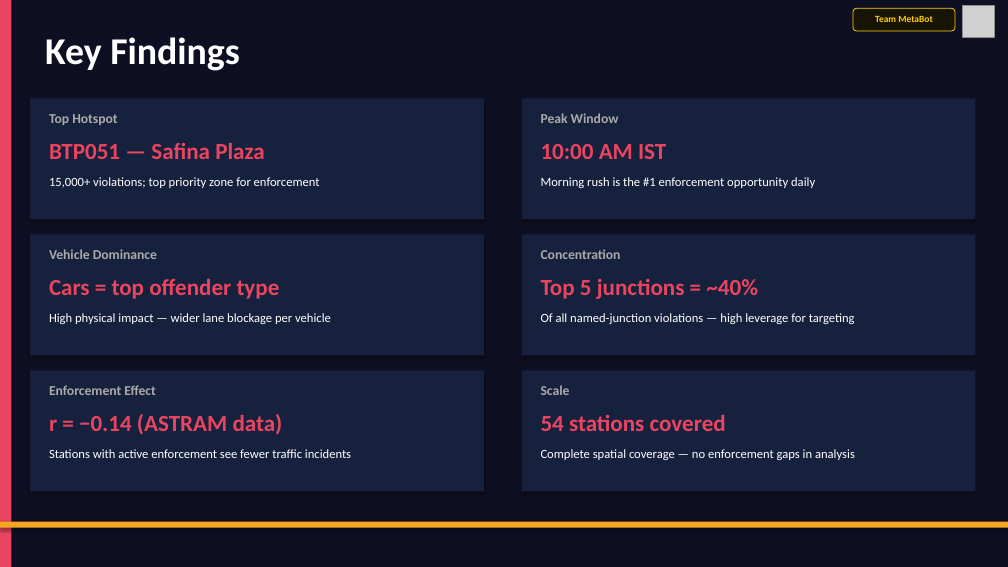
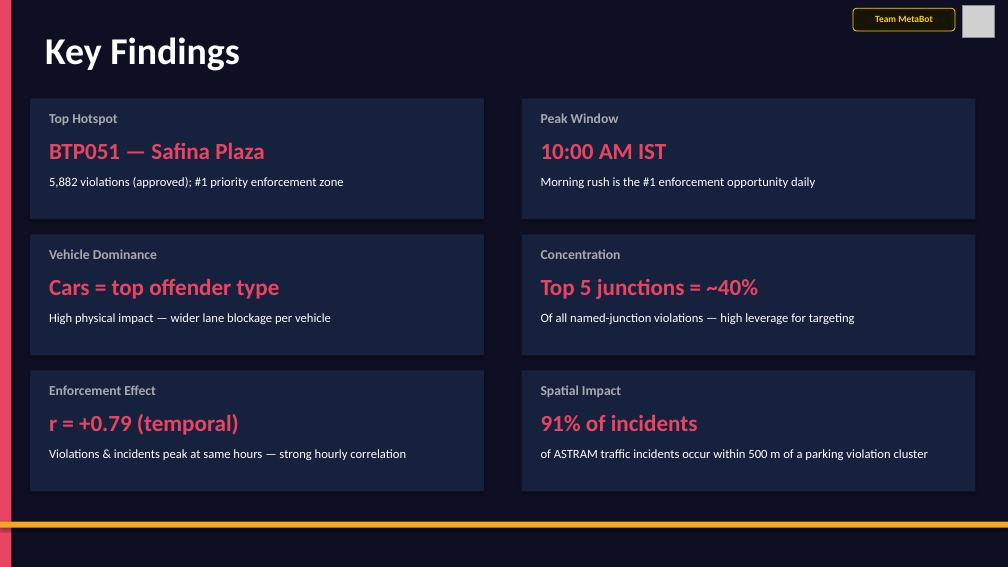
Before and after one commit to lavanya0506/parking, a slide deck: slide 5 of assets/ParkIQ_Presentation.pptx. Drawn at 1008x567 pixels with LibreOffice and Linux fonts; fonts in the diff are those of the drawing; grey boxes stand for pictures. Boxes give left, top, right and bottom in pixels: in the first picture for what was removed or moved away, otherwise in the second. Text is boxed around its words. In the diff, an @@ line names an element or a change of style, - is before the commit and + after.

Commit message:
fix: update presentation — correct all numbers, add 91%/r=0.79/metro findings
Slide 3: 6-tab → 8-tab; Smart Patrol Advisor + Corridor Risk replace old feature boxes
Slide 5: Safina Plaza 15000+ → 5882; r=-0.14 → r=+0.79; '54 stations' → '91% spatial'
Slide 6: Formula 0.40/0.30/0.20/0.10 → 0.60/0.25/0.15; 4th box = output (25 HIGH/58 MED/84 LOW)
Slide 7: Enforcement Optimizer → Smart Enforcement Plan; Sunday 9AM example added
Slide 8: 2000+/week → 65/day; 91%+r=0.79+metro+₹17Cr in impact bullets

```diff
--- a/assets/ParkIQ_Presentation.pptx
+++ b/assets/ParkIQ_Presentation.pptx
@@ text at (49, 177, 343, 188): text changed @@
-15,000+ violations; top priority zone for enforcement
+5,882 violations (approved); #1 priority enforcement zone
@@ text at (541, 385, 621, 397): text changed @@
-Scale
+Spatial Impact
@@ text at (49, 414, 239, 435): text changed @@
-r = −0.14 (ASTRAM data)
+r = +0.79 (temporal)
@@ text at (541, 414, 698, 431): text changed @@
-54 stations covered
+91% of incidents
@@ text at (49, 449, 406, 460): text changed @@
-Stations with active enforcement see fewer traffic incidents
+Violations & incidents peak at same hours — strong hourly correlation
@@ text at (541, 449, 928, 460): text changed @@
-Complete spatial coverage — no enforcement gaps in analysis
+of ASTRAM traffic incidents occur within 500 m of a parking violation cluster
```
Also in this commit, not shown: 4 other slides changed.
